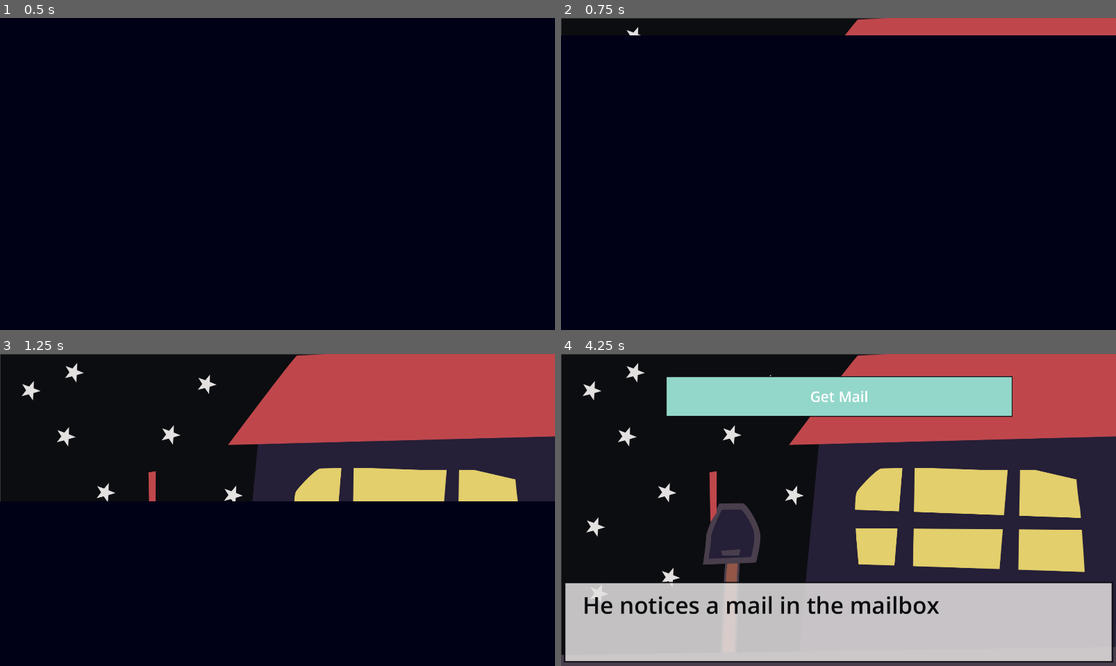
Above: before the commit, frames 1-4 (two rows, left to right).
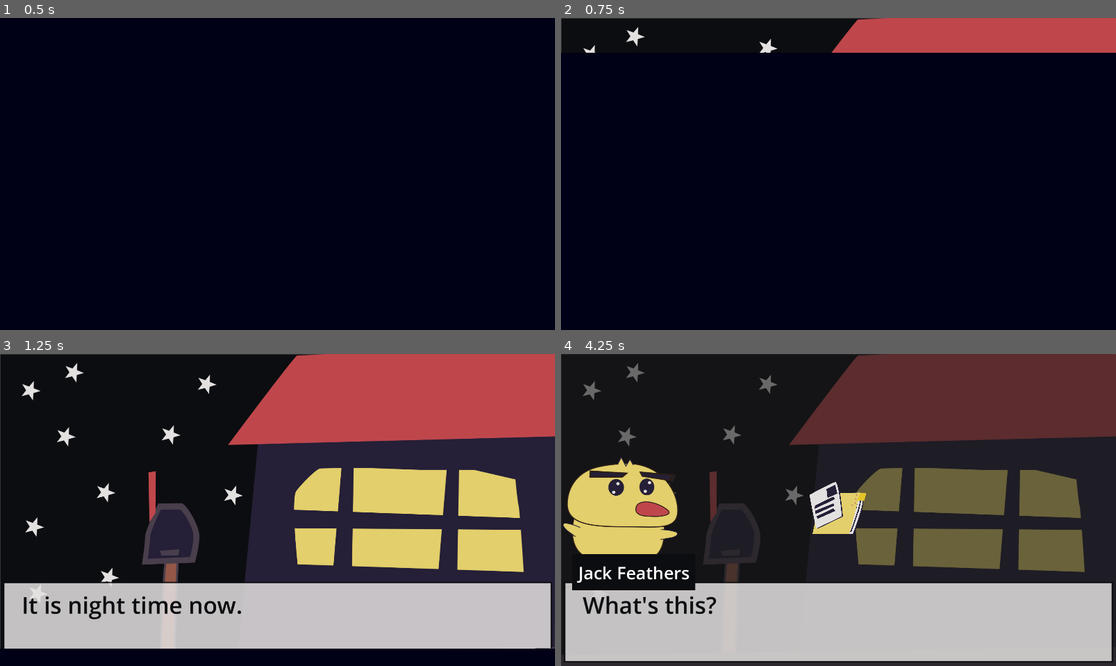
Above: after the commit, the same moments.

Repository: mathew-tran/chonkyduck2025
Game: Godot game, scene res://Scenes/Main.tscn
Two runs of this game, one before a commit and one after it. Both use one fixed random seed, a clock stepped at 60 frames per second and the inputs below.
Inputs (mouse positions are in pixels of both pictures, inside the frame that each line leads up to):
- Up to frame 1 (0.5 s): no input
- Up to frame 2 (0.75 s): tap Enter at 0.5 s; move the mouse to (960, 158) at 0.52 s; press the mouse at (960, 158) at 0.53 s
- Up to frame 3 (1.25 s): no input
- Up to frame 4 (4.25 s): move the mouse to (727, 525) at 1.27 s; release the mouse at (727, 525) at 1.28 s; click (727, 525) at 1.35 s; move the mouse to (894, 441) at 2.02 s; press the mouse at (894, 441) at 2.03 s; move the mouse to (810, 572) at 2.77 s; release the mouse at (810, 572) at 2.78 s; click (810, 572) at 2.85 s; click (838, 397) at 3.5 s, where only the run after the commit has a clickable "Get Mail"

Frame 1 is identical in both runs. In frame 2, 3.0% of the frame differs, in the area x 0-100%, y 5-12%; in frame 3, 37%; in frame 4, 38%, in the area x 0-100%, y 0-100%.

Commit message:
add some SFX / audio

Diff:
--- a/Content/DialogueData.gd
+++ b/Content/DialogueData.gd
@@ -2,6 +2,13 @@
 
 class_name DialogueData
 
+enum MUSIC {
+	NONE,
+	THINKING,
+	STEALING,
+	RELAXING
+}
+@export var MusicToPlay = MUSIC.THINKING
 @export var bIsPlayer = false
 @export var SpeakerRef : SpeakerData
 @export var EmoteState = SpeakerData.EMOTE_STATE.IDLE
@@ -16,6 +23,8 @@
 @export var Action4 : ActionData
 
 @export var bAnimate = false
+
+
 
 func GetSpeakerRef():
 	if bIsPlayer:
@@ -34,3 +43,13 @@
 	if is_instance_valid(Action4):
 		actions.append(Action4)
 	return actions
+
+func GetMusic():
+	match MusicToPlay:
+		MUSIC.THINKING:
+			return load("res://Audio/espionage.ogg")
+		MUSIC.STEALING:
+			return load("res://Audio/loadingscreenloop.wav")
+		MUSIC.RELAXING:
+			return load("res://Audio/story time.ogg")
+	return null
--- a/Content/Dialogues/Act1/Act1Part1DialoguePart1.tres
+++ b/Content/Dialogues/Act1/Act1Part1DialoguePart1.tres
@@ -13,6 +13,7 @@
 
 [resource]
 script = ExtResource("4_hjwvv")
+MusicToPlay = 0
 bIsPlayer = false
 EmoteState = 0
 DialogueToSay = "It is night time now.
--- a/Content/Dialogues/Act2-GoToHallway/Act2-GoToHallwayPart2.tres
+++ b/Content/Dialogues/Act2-GoToHallway/Act2-GoToHallwayPart2.tres
@@ -8,7 +8,7 @@
 
 [sub_resource type="Resource" id="Resource_voo0d"]
 script = ExtResource("1_h0lxw")
-ActionName = "Talk to Stranger"
+ActionName = "Look at him."
 DialogueRef = ExtResource("1_83pyc")
 metadata/_custom_type_script = "uid://c7xkm80tcrsro"
 
--- a/Content/Dialogues/Act2/Act2Part1DialoguePart1.tres
+++ b/Content/Dialogues/Act2/Act2Part1DialoguePart1.tres
@@ -20,6 +20,7 @@
 
 [resource]
 script = ExtResource("1_ln04a")
+MusicToPlay = 3
 bIsPlayer = false
 EmoteState = 0
 DialogueToSay = "It is early morning.
--- a/Content/Dialogues/Act2/Act2Part1DialoguePart1fromHallway.tres
+++ b/Content/Dialogues/Act2/Act2Part1DialoguePart1fromHallway.tres
@@ -13,6 +13,7 @@
 
 [resource]
 script = ExtResource("5_hd3fu")
+MusicToPlay = 3
 bIsPlayer = false
 EmoteState = 0
 DialogueToSay = "Jack feathers comes back from the Hallway. He notices the Clerk."
--- a/Content/Dialogues/Act2/Act2Part1DialoguePart2.tres
+++ b/Content/Dialogues/Act2/Act2Part1DialoguePart2.tres
@@ -21,6 +21,7 @@
 
 [resource]
 script = ExtResource("3_81ob6")
+MusicToPlay = 3
 bIsPlayer = false
 SpeakerRef = ExtResource("3_cqjc4")
 EmoteState = 0
--- a/Content/Dialogues/Act2/Act2Part1DialoguePart2a.tres
+++ b/Content/Dialogues/Act2/Act2Part1DialoguePart2a.tres
@@ -14,6 +14,7 @@
 
 [resource]
 script = ExtResource("4_7okyh")
+MusicToPlay = 3
 bIsPlayer = false
 SpeakerRef = ExtResource("3_vp1e2")
 EmoteState = 0
--- a/Content/Dialogues/Act2/Act2Part1DialoguePart2b.tres
+++ b/Content/Dialogues/Act2/Act2Part1DialoguePart2b.tres
@@ -14,6 +14,7 @@
 
 [resource]
 script = ExtResource("4_18wr6")
+MusicToPlay = 3
 bIsPlayer = false
 SpeakerRef = ExtResource("3_jlaih")
 EmoteState = 0
--- a/Content/Dialogues/Act3-HeadHome/Act3-HeatHomePart1.tres
+++ b/Content/Dialogues/Act3-HeadHome/Act3-HeatHomePart1.tres
@@ -13,6 +13,7 @@
 
 [resource]
 script = ExtResource("1_h5r8w")
+MusicToPlay = 0
 bIsPlayer = false
 EmoteState = 0
 DialogueToSay = "It's late at night.
@@ -21,5 +22,5 @@
 Disable the power, and then take the Jewel!"
 Background = ExtResource("2_8eul4")
 Action1 = SubResource("Resource_php7j")
-bAnimate = false
+bAnimate = true
 metadata/_custom_type_script = "uid://bqt4k86x2hw2v"
--- a/Content/Dialogues/Act3-LookAtDiamond/Act3-LookAtdiamondPart4.tres
+++ b/Content/Dialogues/Act3-LookAtDiamond/Act3-LookAtdiamondPart4.tres
@@ -18,7 +18,7 @@
 SpeakerRef = ExtResource("4_mbgpv")
 EmoteState = 1
 DialogueToSay = "Hey you, what you looking at?
-There's no drinks around here, and it's boring electrical stuff here.
+There's nothing to look at around here, it's just boring electrical stuff.
 ..
 ..
 Just joking!
--- a/Content/Dialogues/Act3/Act3Part1DialoguePart1.tres
+++ b/Content/Dialogues/Act3/Act3Part1DialoguePart1.tres
@@ -20,6 +20,7 @@
 
 [resource]
 script = ExtResource("1_4kkto")
+MusicToPlay = 2
 bIsPlayer = false
 EmoteState = 0
 DialogueToSay = "Jack Feathers enters the exhibit and sees the diamond across from him.
--- a/Content/Dialogues/Act3/Act3Part1DialoguePart2.tres
+++ b/Content/Dialogues/Act3/Act3Part1DialoguePart2.tres
@@ -14,6 +14,7 @@
 
 [resource]
 script = ExtResource("2_qtecf")
+MusicToPlay = 2
 bIsPlayer = false
 EmoteState = 0
 DialogueToSay = "Jack turns around..
--- a/Content/Dialogues/Act3/Act3Part1DialoguePart3.tres
+++ b/Content/Dialogues/Act3/Act3Part1DialoguePart3.tres
@@ -21,6 +21,7 @@
 
 [resource]
 script = ExtResource("2_s21o7")
+MusicToPlay = 2
 bIsPlayer = false
 SpeakerRef = ExtResource("2_slhmw")
 EmoteState = 0
--- a/Content/Dialogues/Act3/Act3Part1DialoguePart3a.tres
+++ b/Content/Dialogues/Act3/Act3Part1DialoguePart3a.tres
@@ -14,6 +14,7 @@
 
 [resource]
 script = ExtResource("4_j2rpj")
+MusicToPlay = 2
 bIsPlayer = false
 SpeakerRef = ExtResource("3_iqjil")
 EmoteState = 0
--- a/Content/Dialogues/Act3/Act3Part1DialoguePart3a1.tres
+++ b/Content/Dialogues/Act3/Act3Part1DialoguePart3a1.tres
@@ -13,6 +13,7 @@
 
 [resource]
 script = ExtResource("4_i03fb")
+MusicToPlay = 2
 bIsPlayer = true
 EmoteState = 1
 DialogueToSay = "Can he say that?"
--- a/Content/Dialogues/Act3/Act3Part1DialoguePart3b.tres
+++ b/Content/Dialogues/Act3/Act3Part1DialoguePart3b.tres
@@ -14,6 +14,7 @@
 
 [resource]
 script = ExtResource("3_d5nk4")
+MusicToPlay = 2
 bIsPlayer = false
 SpeakerRef = ExtResource("4_sbavt")
 EmoteState = 2
--- a/Content/Dialogues/Act3/Act3Part1DialoguePart4.tres
+++ b/Content/Dialogues/Act3/Act3Part1DialoguePart4.tres
@@ -13,6 +13,7 @@
 
 [resource]
 script = ExtResource("4_i03fb")
+MusicToPlay = 2
 bIsPlayer = false
 EmoteState = 0
 DialogueToSay = "The guard walks away.
--- a/Content/Dialogues/Act8-RightPasscode/Act8-RightPasscode-Part1.tres
+++ b/Content/Dialogues/Act8-RightPasscode/Act8-RightPasscode-Part1.tres
@@ -13,6 +13,7 @@
 
 [resource]
 script = ExtResource("1_ip58j")
+MusicToPlay = 2
 bIsPlayer = false
 EmoteState = 0
 DialogueToSay = "Jack successfully turns off the lights by turning off the power grid. The motion sensors are off as well."
--- a/Content/Dialogues/Act8-Robbery/Act8-Robbery-Part1.tres
+++ b/Content/Dialogues/Act8-Robbery/Act8-Robbery-Part1.tres
@@ -21,6 +21,7 @@
 
 [resource]
 script = ExtResource("5_k2miy")
+MusicToPlay = 2
 bIsPlayer = false
 EmoteState = 0
 DialogueToSay = "Jack Feathers breaks his way in and is in the front entrance."
--- a/Content/Dialogues/Act8-WrongPasscode/Act8-WrongPasscode-Part1.tres
+++ b/Content/Dialogues/Act8-WrongPasscode/Act8-WrongPasscode-Part1.tres
@@ -10,6 +10,7 @@
 
 [resource]
 script = ExtResource("1_g2pe0")
+MusicToPlay = 2
 bIsPlayer = false
 EmoteState = 0
 DialogueToSay = "The alarms go off. It wasn't the right password.
--- a/Content/Dialogues/Act9-GameWin/Act9-GameWinPart1.tres
+++ b/Content/Dialogues/Act9-GameWin/Act9-GameWinPart1.tres
@@ -14,6 +14,7 @@
 
 [resource]
 script = ExtResource("1_dkwi7")
+MusicToPlay = 0
 bIsPlayer = false
 EmoteState = 0
 DialogueToSay = "Jack Feathers goes home successfully with the diamond.
--- a/Content/Dialogues/Act9-GameWin/Act9-GameWinPart2.tres
+++ b/Content/Dialogues/Act9-GameWin/Act9-GameWinPart2.tres
@@ -13,6 +13,7 @@
 
 [resource]
 script = ExtResource("4_mww5g")
+MusicToPlay = 0
 bIsPlayer = false
 EmoteState = 0
 DialogueToSay = "The Next Day
--- a/Content/Dialogues/Act9-GameWin/Act9-GameWinPart3.tres
+++ b/Content/Dialogues/Act9-GameWin/Act9-GameWinPart3.tres
@@ -12,6 +12,7 @@
 
 [resource]
 script = ExtResource("3_ln3mk")
+MusicToPlay = 3
 bIsPlayer = false
 EmoteState = 0
 DialogueToSay = "The newspaper signals a job well done.
--- a/Prefabs/DialogueUI.tscn
+++ b/Prefabs/DialogueUI.tscn
@@ -6,6 +6,8 @@
 [ext_resource type="PackedScene" uid="uid://be8a5htekf0tm" path="res://Prefabs/CharacterPortrait.tscn" id="3_lwf1i"]
 [ext_resource type="Texture2D" uid="uid://bxcl8ri5abn0d" path="res://Art/UI/DialogueBo.png" id="3_opq0f"]
 [ext_resource type="PackedScene" uid="uid://c2hbernhscs83" path="res://Prefabs/ContinueArrow.tscn" id="6_opq0f"]
+[ext_resource type="AudioStream" uid="uid://dfvub0hc4r4l4" path="res://Audio/SFX/click4.wav" id="7_lq1bx"]
+[ext_resource type="AudioStream" uid="uid://c15j0f5bva0k3" path="res://Audio/SFX/switch8.wav" id="8_qexy2"]
 
 [sub_resource type="StyleBoxFlat" id="StyleBoxFlat_rrf6a"]
 content_margin_left = 10.0
@@ -166,3 +168,11 @@
 grow_horizontal = 2
 grow_vertical = 2
 theme_override_styles/panel = SubResource("StyleBoxFlat_opq0f")
+
+[node name="Music" type="AudioStreamPlayer" parent="."]
+
+[node name="ClickSFX" type="AudioStreamPlayer" parent="."]
+stream = ExtResource("7_lq1bx")
+
+[node name="SelectSFX" type="AudioStreamPlayer" parent="."]
+stream = ExtResource("8_qexy2")
--- a/Scripts/ActionButton.gd
+++ b/Scripts/ActionButton.gd
@@ -19,6 +19,7 @@
 		get_tree().reload_current_scene()
 	else:
 		Finder.GetDialogueUI().InjectDialogue(ActionRef.DialogueRef)
+		Finder.GetDialogueUI().PlaySelectSFX()
 
 
 func _on_animation_player_animation_finished(anim_name: StringName) -> void:
--- a/Scripts/DialogueUI.gd
+++ b/Scripts/DialogueUI.gd
@@ -23,6 +23,7 @@
 @export var StartingDialogue : DialogueData
 func _enter_tree() -> void:
 	$CoverPanel.visible = true
+
 func _ready() -> void:
 	InPosition = $CoverPanel.global_position
 	print(len($Label.text))
@@ -33,7 +34,7 @@
 
 func AnimateOut():
 	var tween = get_tree().create_tween()
-	tween.tween_property($CoverPanel, "global_position", InPosition + Vector2(0, $CoverPanel.get_size().y), 1.2)
+	tween.tween_property($CoverPanel, "global_position", InPosition + Vector2(0, $CoverPanel.get_size().y), .6)
 	await tween.finished
 
 func AnimateIn():
@@ -60,8 +61,16 @@
 
 	await tween.finished
 
+func PlayMusic(dialogue : DialogueData):
+	if $Music.stream == dialogue.GetMusic():
+		return
+	else:
+		$Music.stream = dialogue.GetMusic()
+		$Music.play()
+
 func InjectDialogue(dialogue : DialogueData):
 	CurrentState = STATE.ANIMATING
+	PlayMusic(dialogue)
 	if dialogue.bAnimate:
 		await AnimateIn()
 	$ObjectOfInterest.texture = dialogue.ObjectOfInterest
@@ -132,6 +141,7 @@
 	if CurrentState == STATE.DIALOGUE_COMPLETE:
 		return
 
+	$ClickSFX.play()
 	if TextToShow.size() > 0:
 		$Label.visible_characters = 0
 		var tween = get_tree().create_tween()
@@ -141,6 +151,9 @@
 	else:
 		CurrentState = STATE.DIALOGUE_COMPLETE
 		PopulateActions()
+
+func PlaySelectSFX():
+	$SelectSFX.play()
 
 func PopulateActions():
 	ClearActions()
Not shown, added: Audio/SFX/click4.wav.import
Not shown, added: Audio/SFX/switch8.wav.import
Not shown, added: Audio/espionage.ogg.import
Not shown, added: Audio/loadingscreenloop.wav.import
Not shown, added: Audio/story time.ogg.import
Not shown: 1 places in Prefabs/DialogueUI.tscn that only renumber resources
Not shown, added: Audio/SFX/click4.wav
Not shown, added: Audio/SFX/switch8.wav
Not shown, added: Audio/espionage.ogg
Not shown, added: Audio/loadingscreenloop.wav
Not shown, added: Audio/story time.ogg
